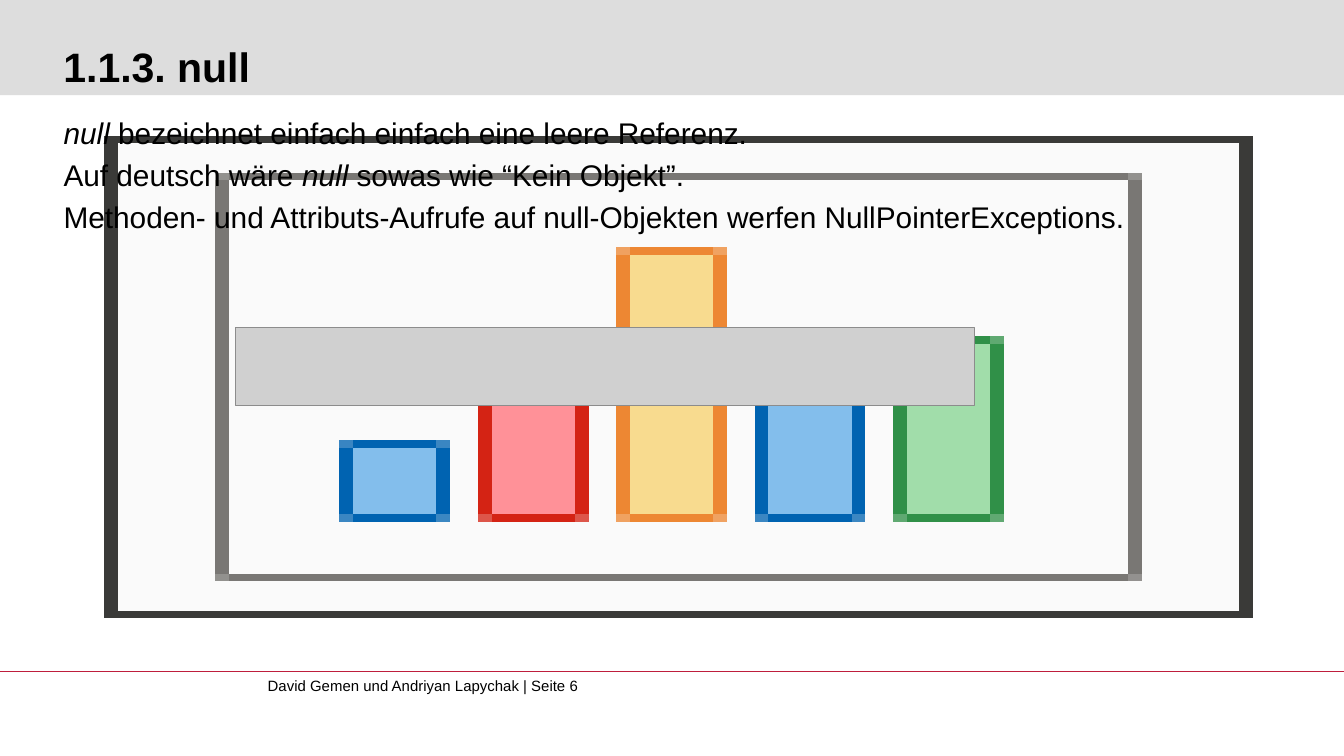
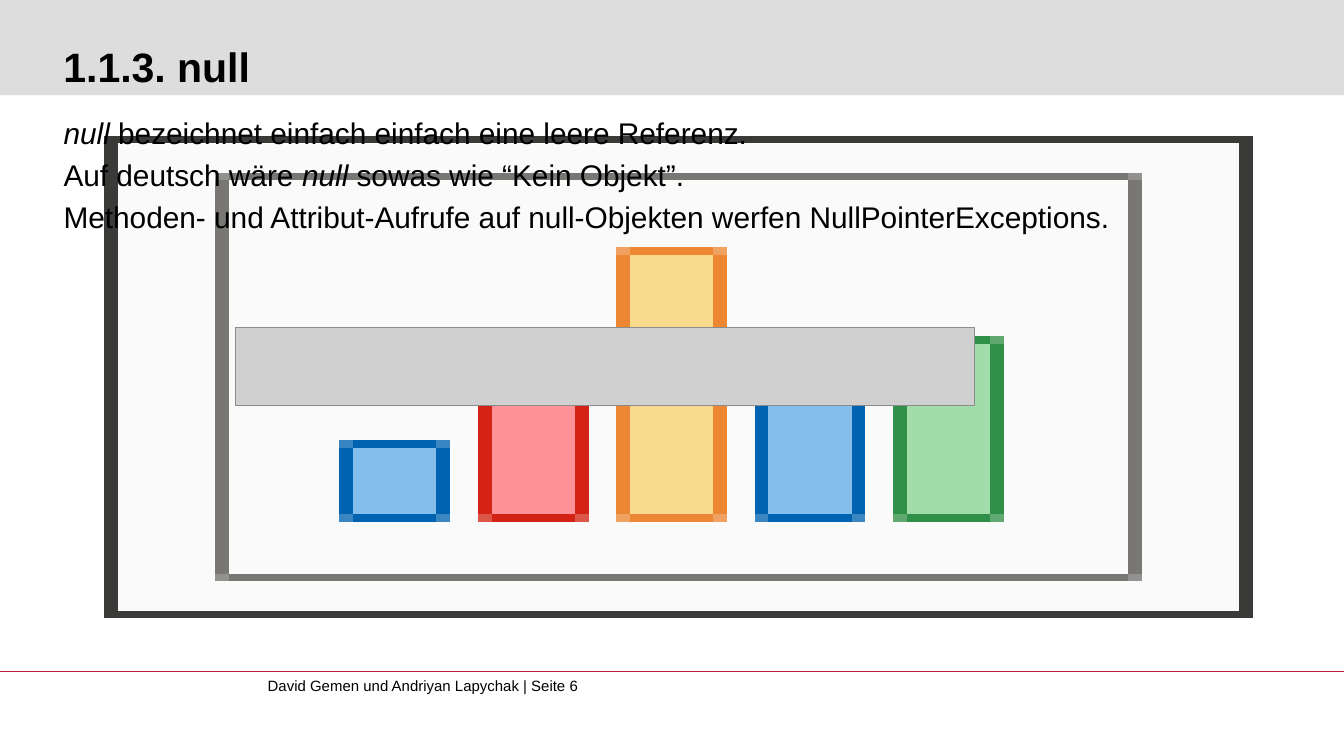
Before and after one commit to gemdav/Programmieren-1-Tutorium, a slide deck: slide 6 of slides/05_object_orientation.pptx. Drawn at 1344x756 pixels with LibreOffice and Linux fonts; fonts in the diff are those of the drawing; grey boxes stand for pictures; background and template pictures are left out. Boxes give left, top, right and bottom in pixels: in the first picture for what was removed or moved away, otherwise in the second. Text is boxed around its words. In the diff, an @@ line names an element or a change of style, - is before the commit and + after.

```diff
--- a/slides/05_object_orientation.pptx
+++ b/slides/05_object_orientation.pptx
@@ text at (x1=64, y1=204, x2=1109, y2=233): text changed @@
-Methoden- und Attributs-Aufrufe auf null-Objekten werfen NullPointerExceptions.
+Methoden- und Attribut-Aufrufe auf null-Objekten werfen NullPointerExceptions.
```
Also in this commit, not shown: 10 other files.
